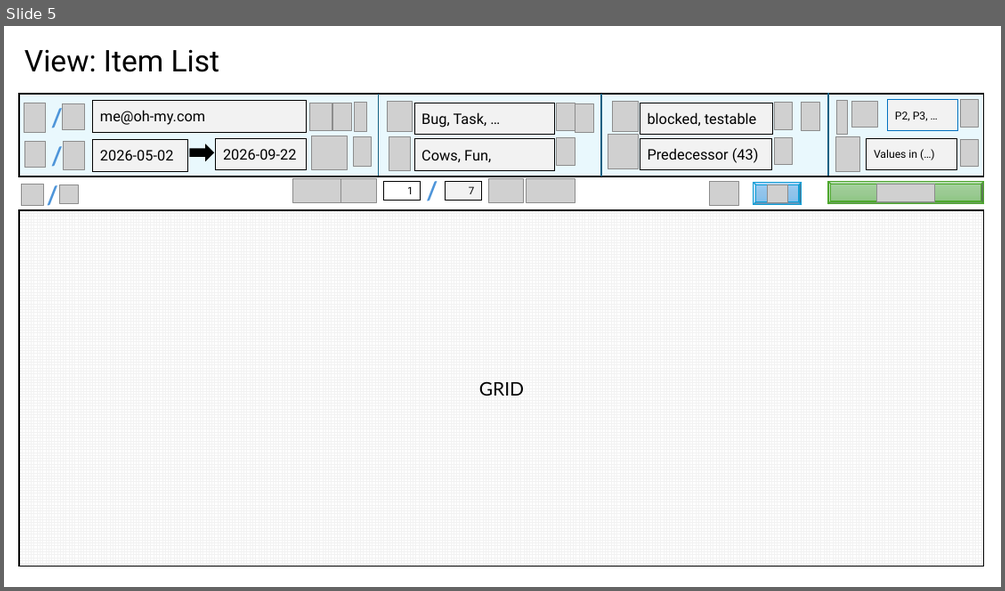
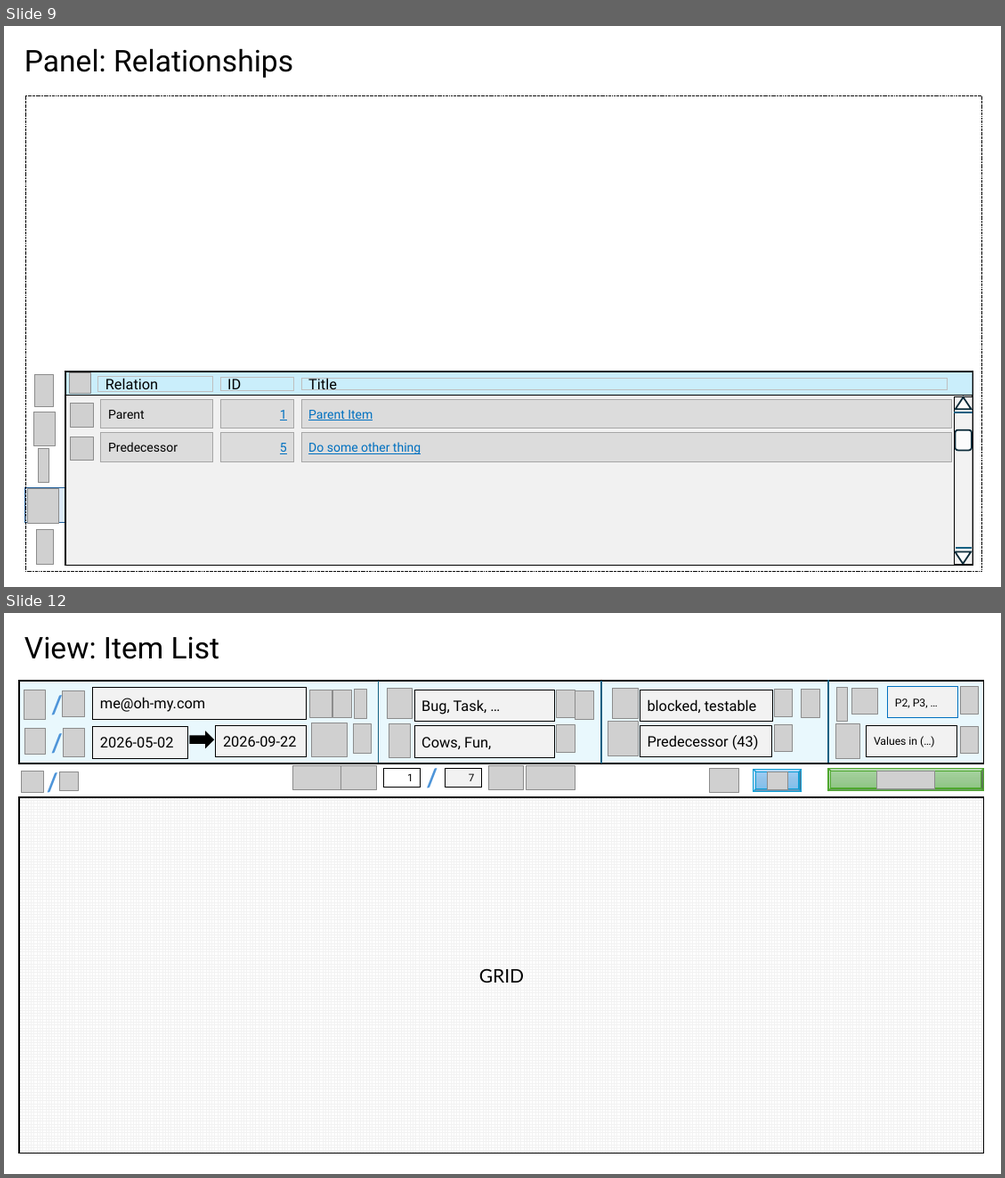
Before and after one commit to BlitzkriegSoftware/item_organizer, a slide deck: docs/ui-design.pptx. Shown one above the other, each under a label of ours: slide 5 before the commit, slides 9 and 12 after it; the slides between them are not shown. The pictures are 1005x591 and 1005x1178 pixels, drawn with LibreOffice and Linux fonts; fonts in the diff are those of the drawing; grey boxes stand for pictures; background and template pictures are left out. Boxes give left, top, right and bottom in pixels: in the first picture for what was removed or moved away, otherwise in the second. Text is boxed around its words. In the diff, an @@ line names an element or a change of style, - is before the commit and + after.

```diff
--- a/docs/ui-design.pptx
+++ b/docs/ui-design.pptx
@@ slide 9 added at [4, 26, 1001, 587], background #FFFFFF @@
@@ title added at [24, 48, 293, 78], 28.8 pt, text #000000 @@
+Panel: Relationships
@@ rectangle added at [25, 95, 981, 572], outline #000000 0.25 pt dashed @@
@@ rectangle added at [65, 371, 972, 565], fill #DCDCDC at 40% opacity, outline #000000 1.5 pt @@
@@ rectangle added at [65, 371, 972, 395], fill #CAEEFB, outline #000000 0.25 pt @@
@@ picture added at [34, 375, 53, 407] @@
@@ picture added at [69, 373, 90, 394] @@
@@ rectangle added at [98, 377, 213, 391], fill #CAEEFB, outline #BFBFBF 0.75 pt, 14 pt, text #000000 @@
+Relation
@@ rectangle added at [101, 399, 213, 428], fill #DCDCDC, outline #A6A6A6 0.75 pt, 12 pt, text #000000 @@
+Parent
@@ rectangle added at [220, 378, 294, 391], fill #CAEEFB, outline #BFBFBF 0.75 pt, 14 pt, text #000000 @@
+ID
@@ rectangle added at [220, 399, 294, 428], fill #DCDCDC, outline #A6A6A6 0.75 pt, 12 pt, text #0070C0, underline @@
+1
@@ rectangle added at [301, 378, 947, 389], fill #CAEEFB, outline #BFBFBF 0.75 pt, 14 pt, text #000000 @@
+Title
@@ rectangle added at [301, 399, 952, 428], fill #DCDCDC, outline #A6A6A6 0.75 pt, 12 pt, text #0070C0, underline @@
+Parent Item
@@ picture added at [34, 412, 55, 445] @@
@@ picture added at [70, 402, 94, 426] @@
@@ picture added at [39, 449, 48, 483] @@
@@ picture added at [70, 436, 94, 460] @@
@@ rectangle added at [101, 433, 213, 462], fill #DCDCDC, outline #A6A6A6 0.75 pt, 12 pt, text #000000 @@
+Predecessor
@@ rectangle added at [220, 433, 294, 462], fill #DCDCDC, outline #A6A6A6 0.75 pt, 12 pt, text #0070C0, underline @@
+5
@@ rectangle added at [301, 433, 952, 462], fill #DCDCDC, outline #A6A6A6 0.75 pt, 12 pt, text #0070C0, underline @@
+Do some other thing
@@ rectangle added at [25, 488, 65, 523], fill #DCEAF7, outline #215F9A 1 pt @@
@@ picture added at [28, 489, 58, 524] @@
@@ picture added at [36, 529, 53, 564] @@
@@ group added at [955, 396, 972, 564]: 2 triangles, 2 lines, 1 rectangle, 1 rounded rectangle @@
@@ what was slide 5 is now slide 12 @@
```
Also in this commit, not shown: 4 slides changed, 7 other slides added, 8 other files.
